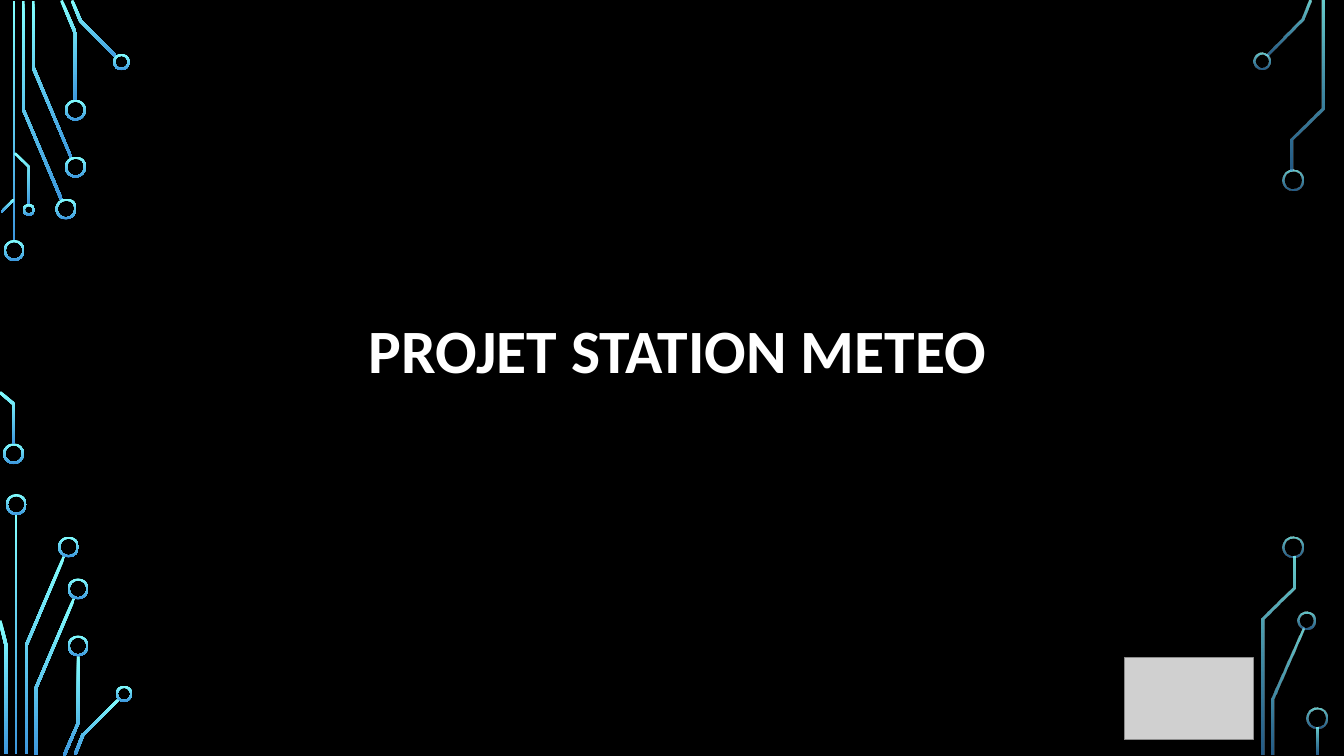
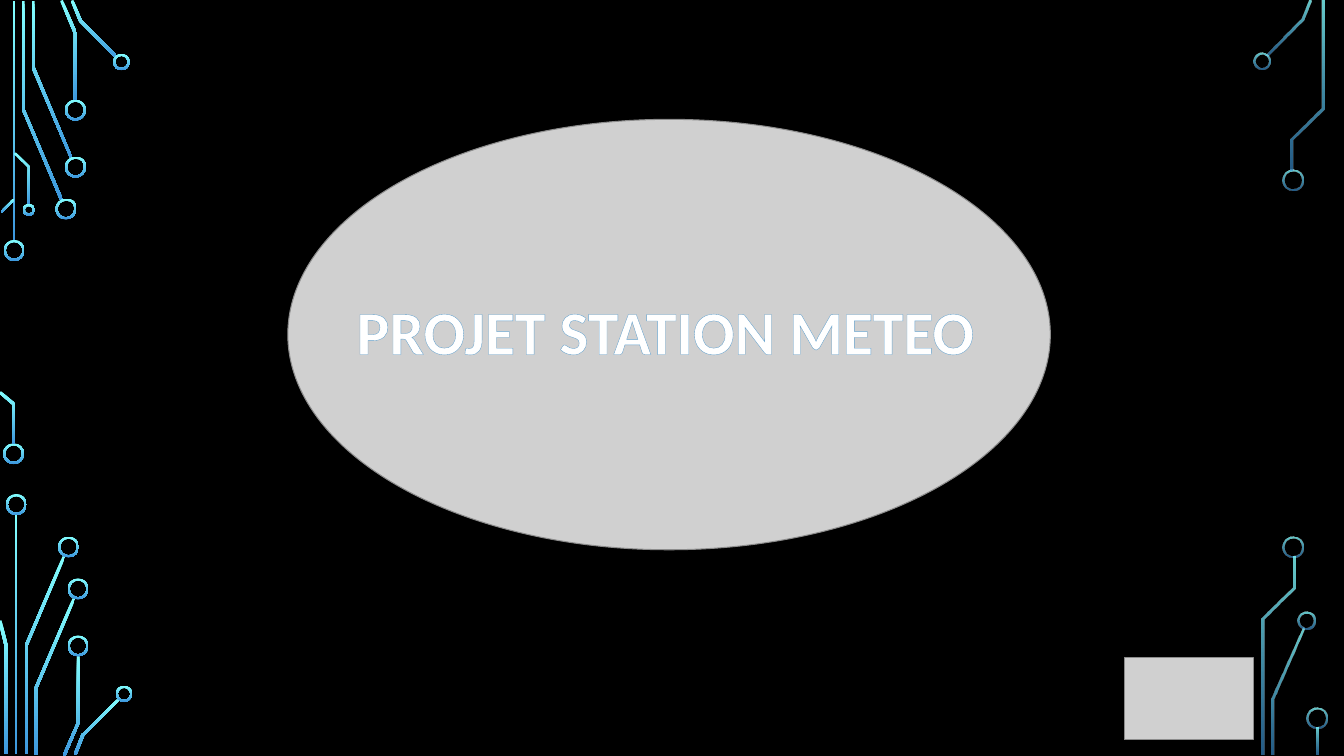
Before and after one commit to tsogh/projet_meteo, a slide deck: slide 1 of doc/Présentation projet météo.pptx. Drawn at 1344x756 pixels with LibreOffice and Linux fonts; fonts in the diff are those of the drawing; grey boxes stand for pictures; background and template pictures are left out. Boxes give left, top, right and bottom in pixels: in the first picture for what was removed or moved away, otherwise in the second. Text is boxed around its words. In the diff, an @@ line names an element or a change of style, - is before the commit and + after.

Commit message:
Add files via upload
Rapport et PowerPoint du projet

```diff
--- a/doc/Présentation projet météo.pptx
+++ b/doc/Présentation projet météo.pptx
@@ picture added at <box>288,119,1051,549</box> @@
@@ text "PROJET STATION METEO": place and size @@
-text "PROJET STATION METEO" at <box>368,332,986,374</box>
+text "PROJET STATION METEO" at <box>357,314,974,355</box>
@@ text "PROJET STATION METEO" at <box>357,314,974,355</box>: letter outline none to #63A0CC 0.8 pt @@
```
Also in this commit, not shown: 3 other slides changed, 2 slides added, 1 other file.
